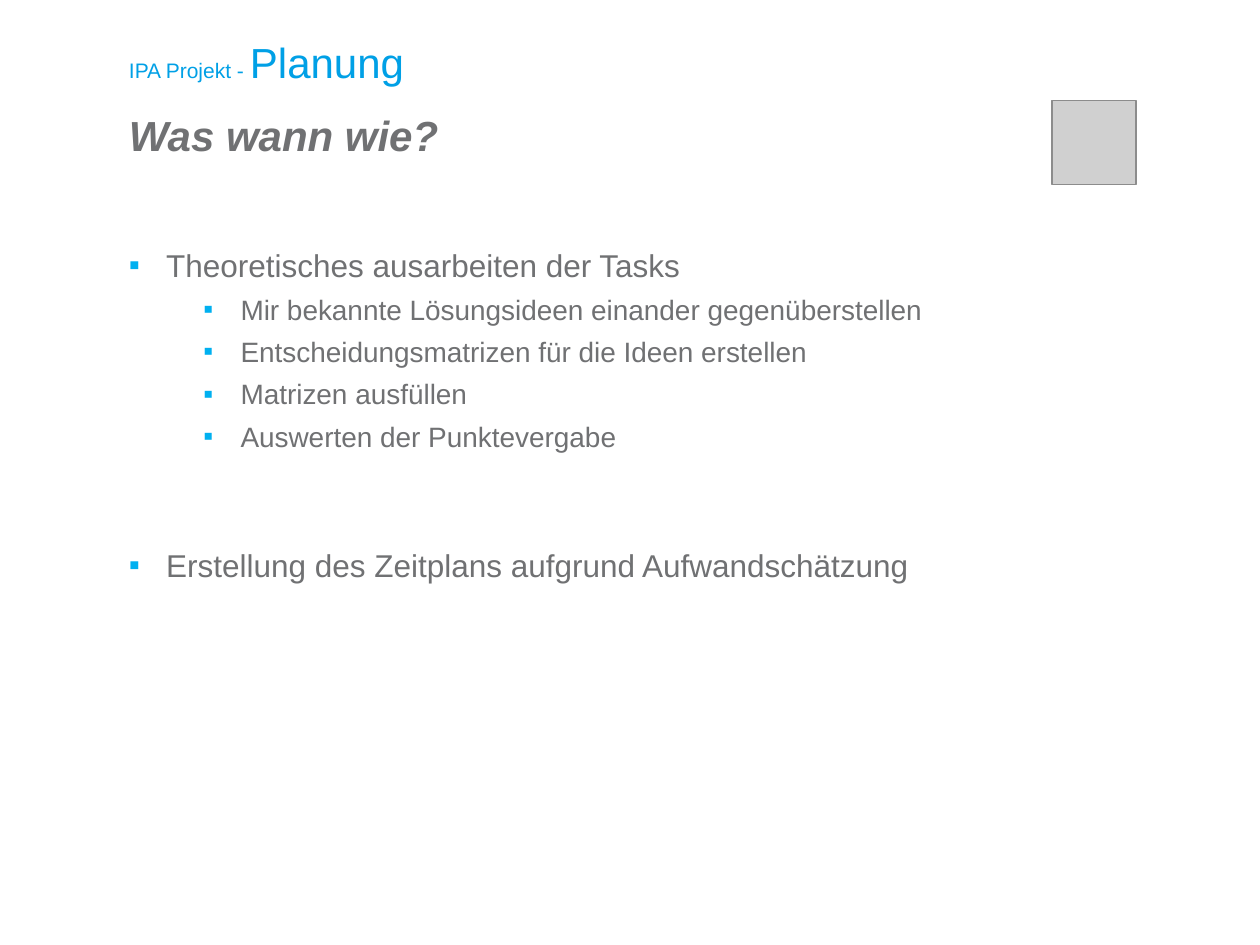
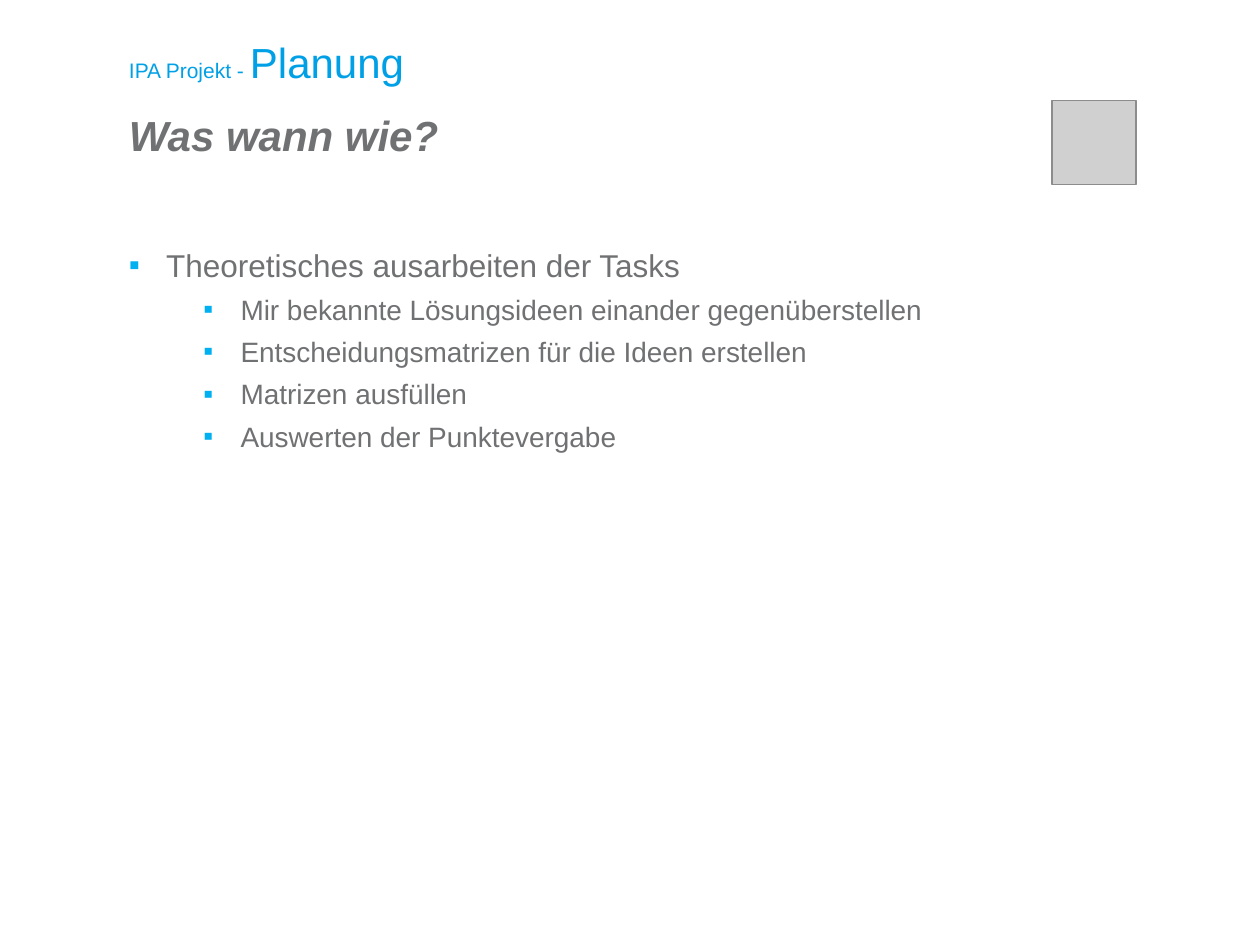
Before and after one commit to kre-cmi/IPA-KRE, a slide deck: slide 15 of doc/Zentralisierte Parameterverwaltung Präsentation.pptx (slide 16 before the commit). Drawn at 1260x945 pixels with LibreOffice and Linux fonts; fonts in the diff are those of the drawing; grey boxes stand for pictures; background and template pictures are left out. Boxes give left, top, right and bottom in pixels: in the first picture for what was removed or moved away, otherwise in the second. Text is boxed around its words. In the diff, an @@ line names an element or a change of style, - is before the commit and + after.

```diff
--- a/doc/Zentralisierte Parameterverwaltung Präsentation.pptx
+++ b/doc/Zentralisierte Parameterverwaltung Präsentation.pptx
@@ text at box(166, 554, 908, 583): paragraph removed @@
-▪ Erstellung des Zeitplans aufgrund Aufwandschätzung
```
Also in this commit, not shown: 9 other slides changed, 1 slide removed, 1 other file.
